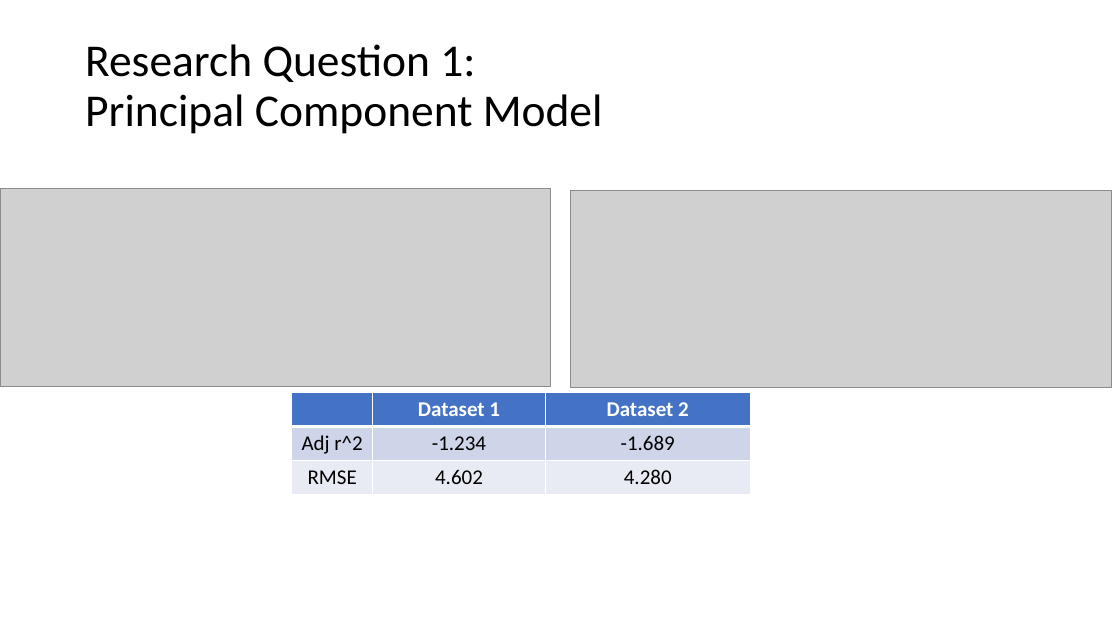
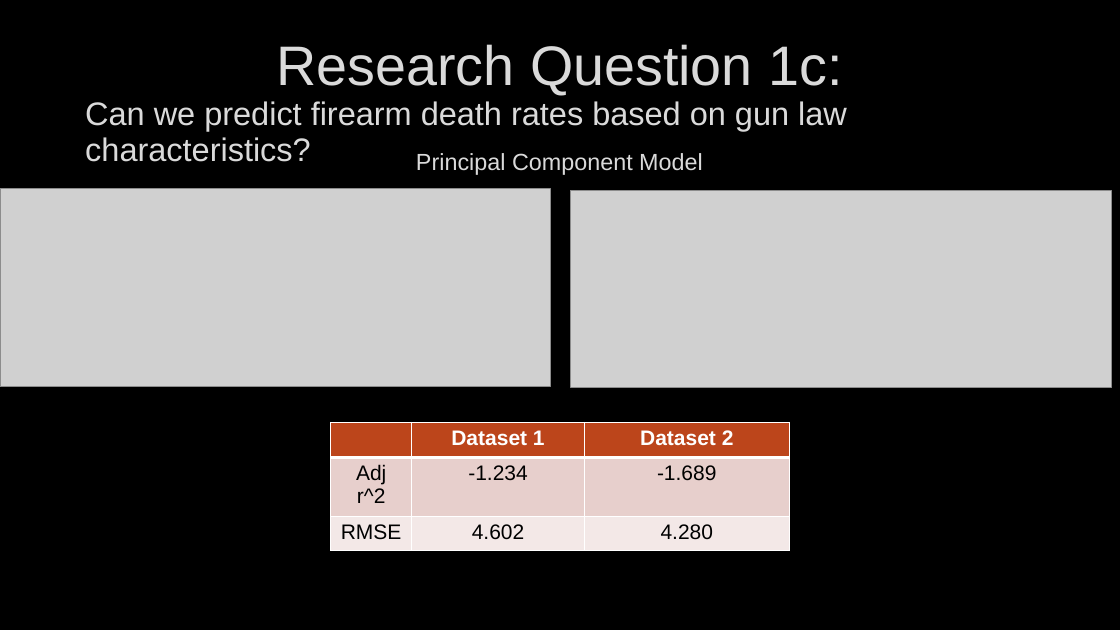
Before and after one commit to chloeob74/ML-Final-Project, a slide deck: slide 4 of slide deck_final.pptx. Drawn at 1120x630 pixels with LibreOffice and Linux fonts; fonts in the diff are those of the drawing; grey boxes stand for pictures; background and template pictures are left out. Boxes give left, top, right and bottom in pixels: in the first picture for what was removed or moved away, otherwise in the second. Text is boxed around its words. In the diff, an @@ line names an element or a change of style, - is before the commit and + after.

```diff
--- a/slide deck_final.pptx
+++ b/slide deck_final.pptx
@@ background #FFFFFF to picture (left out) @@
@@ text at [85,44,847,162]: text changed; size 39 to 27.9 pt; font Calibri to Arial; text colour #000000 to #DADADA @@
-Research Question 1:
-Principal Component Model
+Research Question 1c:
+Can we predict firearm death rates based on gun law characteristics?
@@ text added at [416,153,703,175], 20 pt, text #DADADA @@
+Principal Component Model
@@ table at [330,423,789,550] @@
@@ fill #4472C4 to #BC451B in row 1 @@
@@ fill #CFD5EA to #E7CFCD in row 2 @@
@@ fill #E9EBF5 to #F3E9E8 in row 3 @@
@@ font Calibri to Arial @@
@@ table: place and size @@
-table at [292,392,750,495]
+table at [330,423,789,550]
```
Also in this commit, not shown: 8 other slides changed, 1 slide removed, 1 other file.
